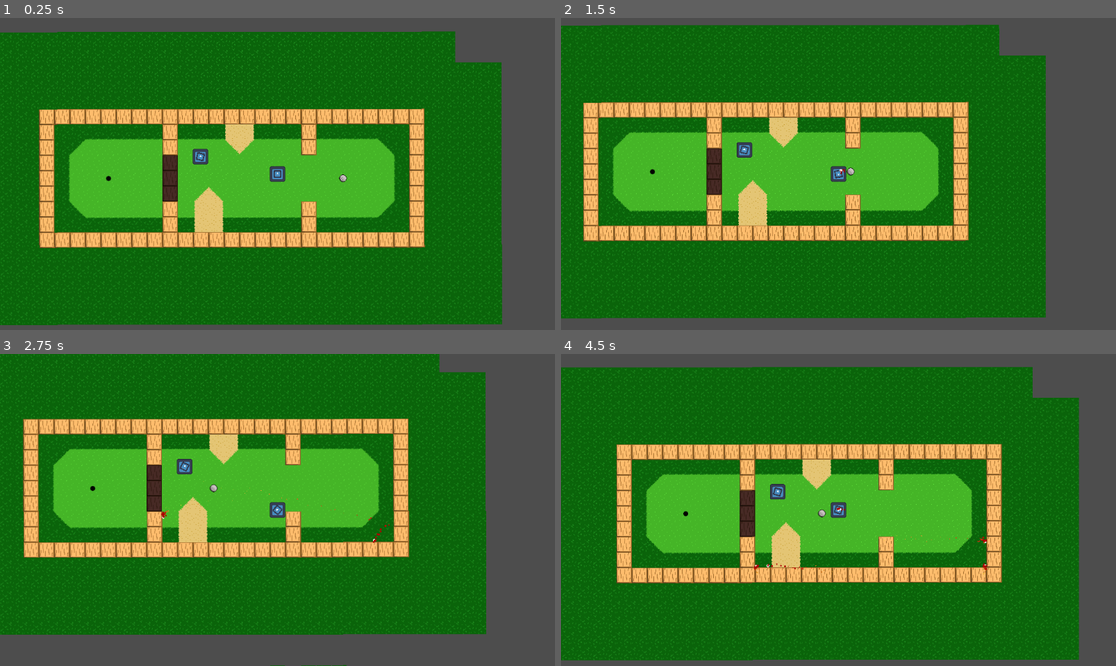
Above: before the commit, frames 1-4 (two rows, left to right).
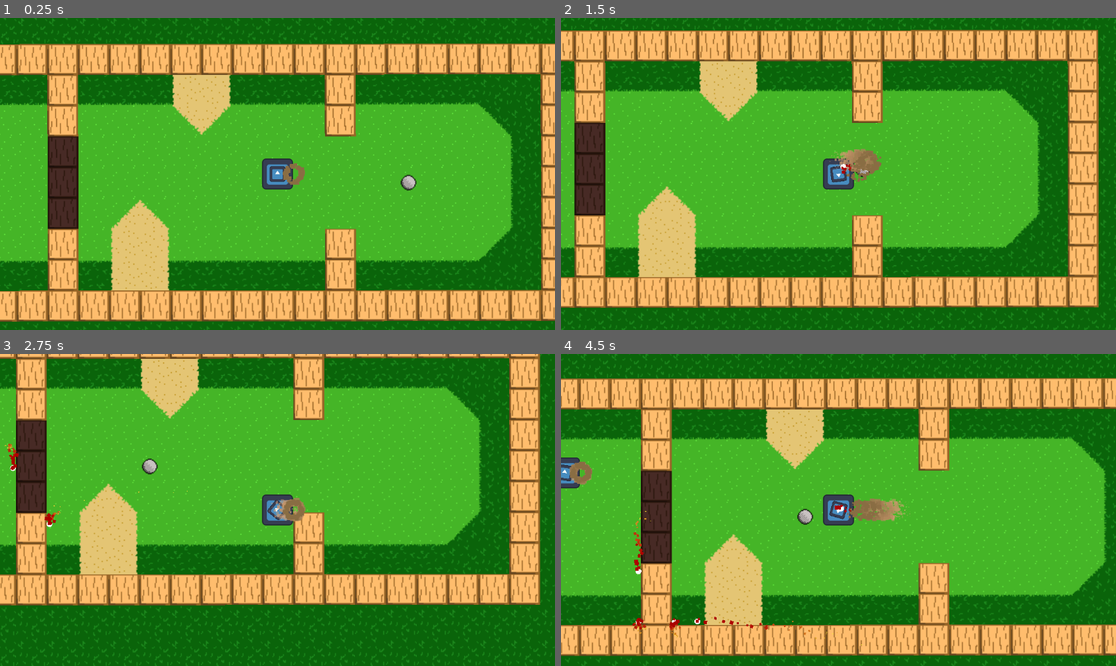
Above: after the commit, the same moments.

Repository: Sabertooth-Software/Bunker-Buster
Game: Godot game, scene res://Scenes/Levels/GolfTiles.tscn
The game is run twice, just before and just after one commit, with the same random seed, the same clock (stepped at 60 frames per second) and the same inputs. The engine's default icon, where the game draws it, is replaced by a stand-in: a white triangle on a blue panel in a dark square.
Inputs (mouse positions are in pixels of both pictures, inside the frame that each line leads up to):
- Up to frame 1 (0.25 s): no input
- Up to frame 2 (1.5 s): move the mouse to (960, 158) at 0.52 s; hold Right (right) 0.53-1.28 s; click (960, 158) at 0.6 s; move the mouse to (727, 189) at 1.27 s; hold S (down) from 1.28 s (still down); tap Space (shoot) at 1.35 s
- Up to frame 3 (2.75 s): move the mouse to (333, 441) at 2.02 s; release S (down) at 2.03 s; hold Right (right) from 2.03 s (still down); click (333, 441) at 2.1 s
- Up to frame 4 (4.5 s): move the mouse to (810, 572) at 2.77 s; release Right (right) at 2.78 s; hold Up (up) 2.78-3.53 s; tap Space (shoot) at 2.85, 4.35 s; move the mouse to (1005, 556) at 3.52 s; hold A (left) from 3.53 s (still down); click (1005, 556) at 3.6 s; move the mouse to (672, 463) at 4.27 s

The runs differ from the first frame. In frame 1, 72% of the frame differs, in the area x 0-100%, y 0-100%; in frame 2, 72%; in frame 3, 71%; in frame 4, 73%.

Commit message:
Kind of works, very jank

Diff:
--- a/Scenes/Characters/tank.tscn
+++ b/Scenes/Characters/tank.tscn
@@ -1,8 +1,11 @@
-[gd_scene load_steps=5 format=3 uid="uid://dfp2wtw5do8m7"]
+[gd_scene load_steps=8 format=3 uid="uid://dfp2wtw5do8m7"]
 
 [ext_resource type="Script" path="res://Scripts/Characters/Tank.gd" id="1_lnctx"]
 [ext_resource type="PackedScene" uid="uid://dhm8qd71af8hh" path="res://Scenes/Components/shooting_component.tscn" id="2_1hq3u"]
 [ext_resource type="Texture2D" uid="uid://vd7ap2v7wpfb" path="res://icon.svg" id="4_nunnb"]
+[ext_resource type="PackedScene" uid="uid://2dq276mqwnck" path="res://Scenes/Components/terrain_detector.tscn" id="4_w5nxv"]
+[ext_resource type="Script" path="res://Scripts/Components/TerrainParticleSpawner.gd" id="5_3hy70"]
+[ext_resource type="PackedScene" uid="uid://4ea6nld8exji" path="res://Assets/Particles/hit_sand.tscn" id="6_5xvq7"]
 
 [sub_resource type="RectangleShape2D" id="RectangleShape2D_sin31"]
 size = Vector2(32, 32)
@@ -28,3 +31,13 @@
 [node name="Canon" type="Sprite2D" parent="."]
 scale = Vector2(0.125, 0.125)
 texture = ExtResource("4_nunnb")
+
+[node name="TerrainDetector" parent="." instance=ExtResource("4_w5nxv")]
+
+[node name="TerrainParticleSpawner" type="Node2D" parent="." node_paths=PackedStringArray("spawn_location")]
+position = Vector2(17, 0)
+script = ExtResource("5_3hy70")
+spawn_location = NodePath(".")
+terrain_map = {
+1: ExtResource("6_5xvq7")
+}
--- /dev/null
+++ b/Scenes/Components/terrain_detector.tscn
@@ -0,0 +1,13 @@
+[gd_scene load_steps=3 format=3 uid="uid://2dq276mqwnck"]
+
+[ext_resource type="Script" path="res://Scripts/Components/TerrainDetector.gd" id="1_a6d7h"]
+
+[sub_resource type="CircleShape2D" id="CircleShape2D_tvt2o"]
+
+[node name="TerrainDetector" type="Area2D"]
+collision_layer = 0
+collision_mask = 32
+script = ExtResource("1_a6d7h")
+
+[node name="CollisionShape2D" type="CollisionShape2D" parent="."]
+shape = SubResource("CircleShape2D_tvt2o")
--- a/Scenes/Levels/GolfTiles.tscn
+++ b/Scenes/Levels/GolfTiles.tscn
@@ -54,9 +54,10 @@
 Bullet_Speed = 1.0
 
 [node name="Camera2D" type="Camera2D" parent="PlayerTank"]
+zoom = Vector2(2, 2)
 
 [node name="RedTank" parent="." node_paths=PackedStringArray("target") instance=ExtResource("3_h7ayj")]
-position = Vector2(-75, 208)
+position = Vector2(-233, 207)
 target = NodePath("")
 
 [node name="GolfBall" parent="." instance=ExtResource("6_5fmxu")]
--- a/Scenes/Objects/golf_ball.tscn
+++ b/Scenes/Objects/golf_ball.tscn
@@ -1,16 +1,14 @@
-[gd_scene load_steps=7 format=3 uid="uid://7sckx3547nbi"]
+[gd_scene load_steps=6 format=3 uid="uid://7sckx3547nbi"]
 
 [ext_resource type="Texture2D" uid="uid://du2t4ebdidyeu" path="res://Assets/GolfBall.png" id="1_gpgr6"]
 [ext_resource type="Script" path="res://Scripts/Objects/golf_ball.gd" id="1_ka2a0"]
-[ext_resource type="Script" path="res://Scripts/Components/TerrainDetector.gd" id="3_ljw5e"]
+[ext_resource type="PackedScene" uid="uid://2dq276mqwnck" path="res://Scenes/Components/terrain_detector.tscn" id="3_vy7mc"]
 
 [sub_resource type="CircleShape2D" id="CircleShape2D_yno2n"]
 radius = 41.2689
 
 [sub_resource type="CircleShape2D" id="CircleShape2D_u648x"]
 radius = 8.75
-
-[sub_resource type="CircleShape2D" id="CircleShape2D_tvt2o"]
 
 [node name="GolfBall" type="RigidBody2D"]
 collision_layer = 16
@@ -31,10 +29,4 @@
 [node name="CollisionShape2D" type="CollisionShape2D" parent="."]
 shape = SubResource("CircleShape2D_u648x")
 
-[node name="TerrainDetector" type="Area2D" parent="."]
-collision_layer = 0
-collision_mask = 32
-script = ExtResource("3_ljw5e")
-
-[node name="CollisionShape2D" type="CollisionShape2D" parent="TerrainDetector"]
-shape = SubResource("CircleShape2D_tvt2o")
+[node name="TerrainDetector" parent="." instance=ExtResource("3_vy7mc")]
--- a/Scripts/Characters/Tank.gd
+++ b/Scripts/Characters/Tank.gd
@@ -8,6 +8,10 @@
 @onready var body: Node2D = $Body
 
 @onready var shooting_component: ShootingComponent = $ShootingComponent
+@onready var terrain_detector: TerrainDetector = $TerrainDetector
+
+func _ready():
+	terrain_detector.terrain_changed.connect(_on_terrain_change)
 
 func move(direction: Vector2):
 	if direction:
@@ -23,3 +27,6 @@
 
 func look(point: Vector2):
 	canon.look_at(point)
+
+func _on_terrain_change(new_terrain: Terrain.Type):
+	print(new_terrain)
--- /dev/null
+++ b/Scripts/Components/TerrainMap.gd
@@ -0,0 +1,5 @@
+extends Node
+class_name TerrainMap
+
+@export var terrain_type: Terrain.Type
+@export var particle: PackedScene
--- /dev/null
+++ b/Scripts/Components/TerrainParticleSpawner.gd
@@ -0,0 +1,24 @@
+extends Node2D
+class_name TerrainParticleSpawner
+
+@onready var terrain_detector: TerrainDetector = $TerrainDetector
+
+@export var spawn_location: Node2D
+@export var terrain_map: Dictionary
+@export var time_between_emissions: float
+
+var current_turrain: Terrain.Type = 1
+
+func _readY():
+	terrain_detector.terrain_changed.connect(_on_terrain_changed)
+
+func _physics_process(delta):
+	var particle: GPUParticles2D = terrain_map[current_turrain].instantiate()
+	var current_scene: Node = get_tree().get_current_scene()
+	current_scene.add_child(particle)
+	particle.global_position = spawn_location.global_position
+	particle.emitting = true
+
+
+func _on_terrain_changed(new_turrain: Terrain.Type):
+	current_turrain = new_turrain
--- a/project.godot
+++ b/project.godot
@@ -14,6 +14,10 @@
 run/main_scene="res://Scenes/Levels/GolfTiles.tscn"
 config/features=PackedStringArray("4.0", "Forward Plus")
 config/icon="res://icon.svg"
+
+[editor_plugins]
+
+enabled=PackedStringArray("res://addons/object_editor/plugin.cfg")
 
 [input]
 
Not shown, added: addons/object_editor/DictPlugin.gd
Not shown, added: addons/object_editor/InspetorPlugin.gd
Not shown, added: addons/object_editor/object_editor.gd
Not shown, added: addons/object_editor/plugin.cfg
